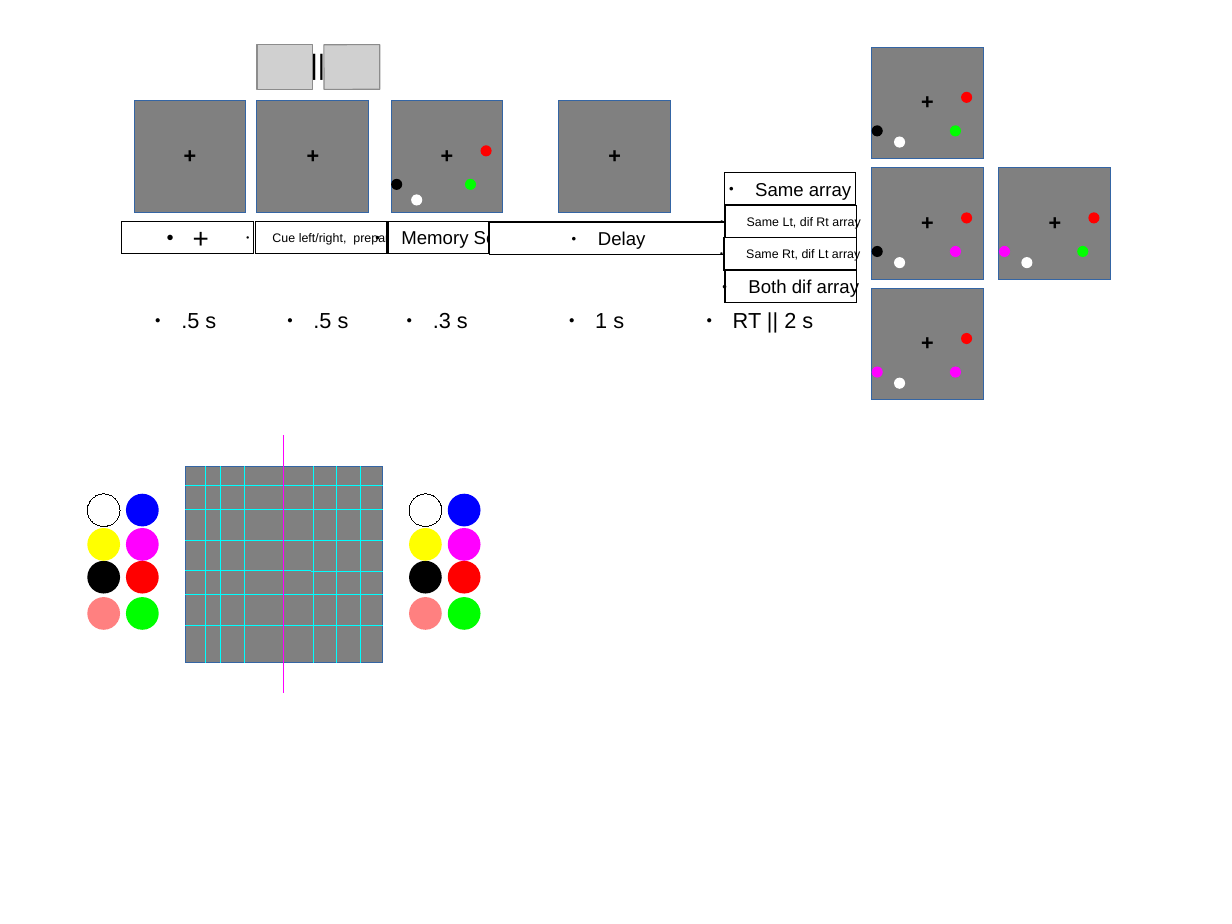
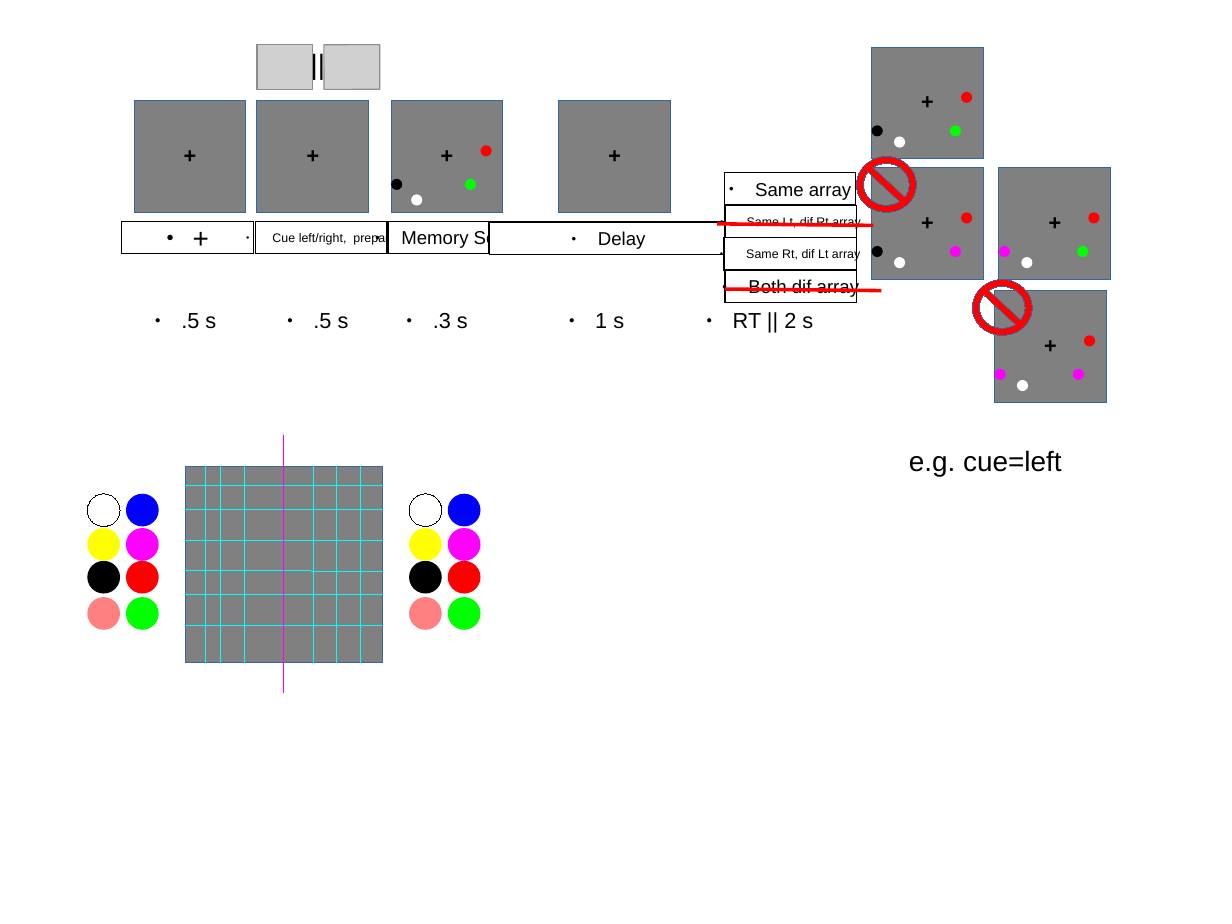
Before and after one commit to LabNeuroCogDevel/CircleSacTasks, a slide deck: slide 10 of docs/20140610_fMRImeeting.odp. Drawn at 1232x924 pixels with LibreOffice and Linux fonts; fonts in the diff are those of the drawing; grey boxes stand for pictures. Boxes give left, top, right and bottom in pixels: in the first picture for what was removed or moved away, otherwise in the second. Text is boxed around its words. In the diff, an @@ line names an element or a change of style, - is before the commit and + after.

```diff
--- a/docs/20140610_fMRImeeting.odp
+++ b/docs/20140610_fMRImeeting.odp
@@ no-entry sign added at (x1=856, y1=157, x2=917, y2=212), fill #FF0000, outline #3465A4 0 pt @@
@@ line added from (718, 224) to (874, 226), #FF0000 2.3 pt @@
@@ line added from (726, 290) to (882, 291), #FF0000 2.3 pt @@
@@ no-entry sign added at (x1=973, y1=279, x2=1033, y2=335), fill #FF0000, outline #3465A4 0 pt @@
@@ rectangle moved from (x1=872, y1=288, x2=984, y2=400) to (x1=995, y1=291, x2=1107, y2=402) @@
@@ 4 ellipses, 1 text moved together from (x1=872, y1=323, x2=973, y2=389) to (x1=995, y1=325, x2=1096, y2=391) @@
@@ text added at (x1=909, y1=450, x2=1062, y2=476), 18 pt, text #000000 @@
+e.g. cue=left
```
Also in this commit, not shown: 2 other slides changed, 2 other files.
